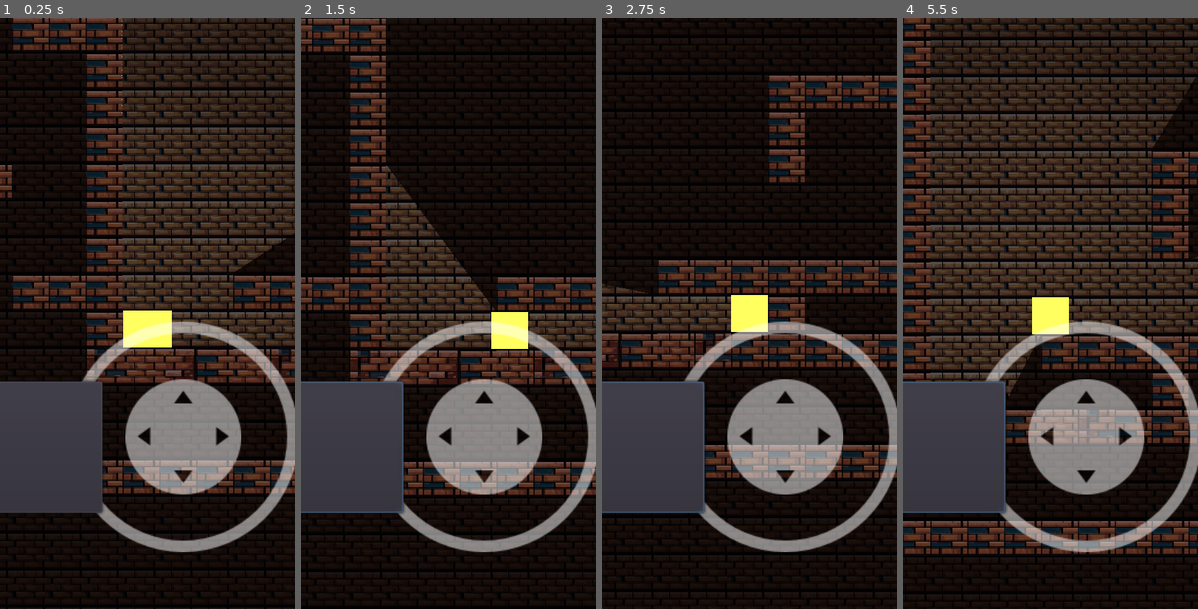
Above: before the commit, frames 1-4 (left to right).
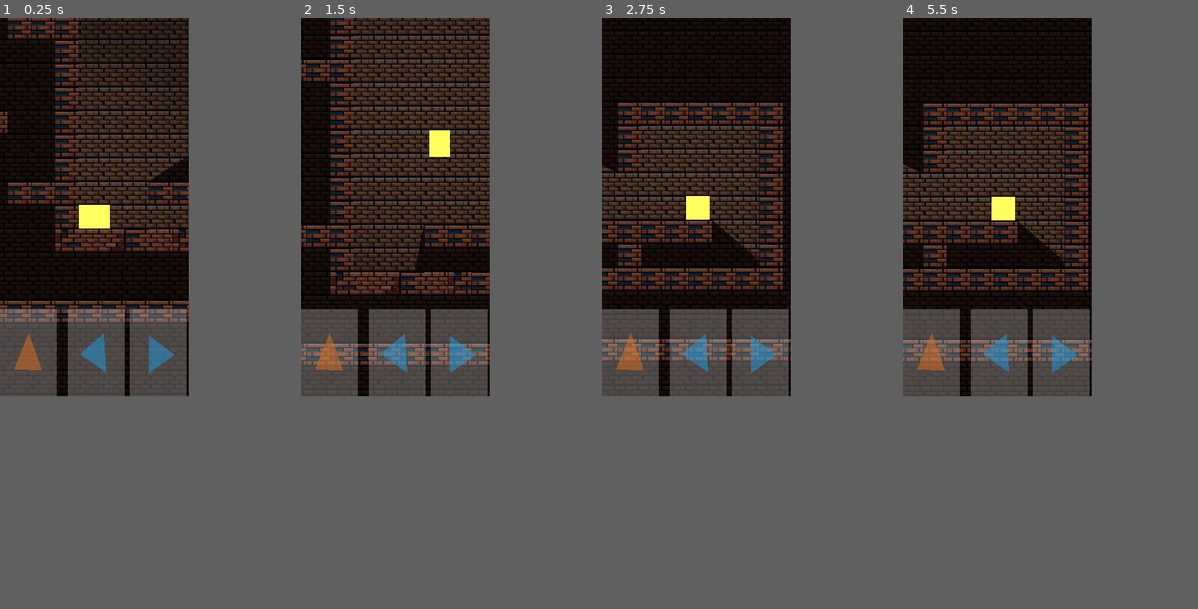
Above: after the commit, the same moments.

Repository: alexkorep-games/gg-quest
Game: Godot game, scene res://scenes/levels/level01.tscn
The game is run twice, just before and just after one commit, with the same random seed, the same clock (stepped at 60 frames per second) and the same inputs.
Inputs (mouse positions are in pixels of both pictures, inside the frame that each line leads up to):
- Up to frame 1 (0.25 s): no input
- Up to frame 2 (1.5 s): click (345, 449) at 0.52 s; move the mouse to (513, 283) at 1.27 s; hold Right (ui_right) from 1.28 s (still down); hold Up (jump) from 1.28 s (still down); click (513, 283) at 1.42 s
- Up to frame 3 (2.75 s): release Right (ui_right) at 2 s; release Up (jump) at 2 s; drag from (690, 343) to (734, 431) at 2.02 s
- Up to frame 4 (5.5 s): move the mouse to (1080, 183) at 2.77 s; hold Left (ui_left) 2.78-3.5 s; hold Up (jump) 2.78-3.5 s; click (1080, 183) at 2.92 s; drag from (1035, 431) to (962, 224) at 3.52 s; move the mouse to (1139, 402) at 4.27 s; hold Right (ui_right) 4.28-5 s; hold Up (jump) 4.28-5 s; click (1139, 402) at 4.42 s; drag from (962, 224) to (1006, 165) at 5.02 s
In our replay, the window is 400x800 before the commit and 256x512 after it. These sizes can differ from the game's own. Grey fills any space a smaller window leaves; there, only what the larger window draws over its background counts as a difference.

The runs differ from the first frame. In frame 1, 75% of the frame differs, in the area x 0-100%, y 0-100%; in frame 2, 52%; in frame 3, 48%; in frame 4, 79%.

Commit message:
Fix touch control

Diff:
--- a/src/project.godot
+++ b/src/project.godot
@@ -7,16 +7,6 @@
 ;   param=value ; assign values to parameters
 
 config_version=4
-
-_global_script_classes=[ {
-"base": "Control",
-"class": "VirtualJoystick",
-"language": "GDScript",
-"path": "res://scenes/joystick/virtual_joystick.gd"
-} ]
-_global_script_class_icons={
-"VirtualJoystick": ""
-}
 
 [application]
 
@@ -29,8 +19,8 @@
 window/size/width=256
 window/size/height=512
 window/size/resizable=false
-window/size/test_width=512
-window/size/test_height=1024
+window/size/test_width=256
+window/size/test_height=512
 window/handheld/orientation="portrait"
 window/stretch/mode="2d"
 window/stretch/aspect="keep_width"
@@ -59,6 +49,7 @@
 [input_devices]
 
 pointing/emulate_touch_from_mouse=true
+pointing/emulate_mouse_from_touch=false
 
 [physics]
 
--- /dev/null
+++ b/src/scenes/gamepad/gamepad.gd
@@ -0,0 +1,50 @@
+extends Control
+
+var touches = {}
+var pressed_actions = {
+	"jump": false,
+	"ui_left": false,
+	"ui_right": false
+}
+
+func _unhandled_input(event):
+
+	if event is InputEventScreenTouch:
+		if event.pressed: # Down.
+			touches[event.index] = event.position
+		else: # Up.
+			touches.erase(event.index)
+		get_tree().set_input_as_handled()
+
+	elif event is InputEventScreenDrag: # Movement.
+		touches[event.index] = event.position
+		get_tree().set_input_as_handled()
+
+func has_control_touches(control):
+	for i in touches:
+		if control.get_global_rect().has_point(touches[i]):
+			return true
+	return false
+
+func _process(_delta):
+	var controls = {
+		"%Jump": "jump",
+		"%Left": "ui_left",
+		"%Right": "ui_right"
+	}
+	for control in controls:
+		var action = controls[control]
+		var node = get_node(control)
+		var action_pressed = pressed_actions[action]
+		if has_control_touches(node):
+			if not action_pressed:
+				print("press")
+				pressed_actions[action] = true
+				Input.action_press(action)
+				node.color = Color(1, 1, 1, 1)
+		else:
+			if action_pressed:
+				print("release")
+				pressed_actions[action] = false
+				node.color = Color(1, 1, 1, 0.5)
+				Input.action_release(action)
--- /dev/null
+++ b/src/scenes/gamepad/gamepad.tscn
@@ -0,0 +1,48 @@
+[gd_scene load_steps=2 format=2]
+
+[ext_resource path="res://scenes/gamepad/gamepad.gd" type="Script" id=1]
+
+[node name="Gamepad" type="Control"]
+modulate = Color( 1, 1, 1, 0.501961 )
+anchor_right = 1.0
+anchor_bottom = 1.0
+mouse_filter = 2
+script = ExtResource( 1 )
+
+[node name="Jump" type="ColorRect" parent="."]
+unique_name_in_owner = true
+margin_top = 394.0
+margin_right = 77.0
+margin_bottom = 512.0
+mouse_filter = 2
+color = Color( 1, 1, 1, 0.501961 )
+
+[node name="Polygon2D" type="Polygon2D" parent="Jump"]
+color = Color( 0.878431, 0.435294, 0.121569, 1 )
+polygon = PoolVector2Array( 19, 82, 39, 32, 57, 83 )
+
+[node name="Left" type="ColorRect" parent="."]
+unique_name_in_owner = true
+margin_left = 92.0
+margin_top = 394.0
+margin_right = 169.0
+margin_bottom = 512.0
+mouse_filter = 2
+color = Color( 1, 1, 1, 0.501961 )
+
+[node name="Polygon2D" type="Polygon2D" parent="Left"]
+color = Color( 0.121569, 0.611765, 0.878431, 1 )
+polygon = PoolVector2Array( 49, 33, 16, 61, 52, 86 )
+
+[node name="Right" type="ColorRect" parent="."]
+unique_name_in_owner = true
+margin_left = 176.0
+margin_top = 394.0
+margin_right = 253.0
+margin_bottom = 512.0
+mouse_filter = 2
+color = Color( 1, 1, 1, 0.501961 )
+
+[node name="Polygon2D" type="Polygon2D" parent="Right"]
+color = Color( 0.121569, 0.611765, 0.878431, 1 )
+polygon = PoolVector2Array( 26, 36, 26, 87, 61, 62 )
--- a/src/scenes/joystick/virtual_joystick.gd
+++ /dev/null
@@ -1,171 +0,0 @@
-class_name VirtualJoystick
-
-extends Control
-
-# https://github.com/MarcoFazioRandom/Virtual-Joystick-Godot
-
-#### EXPORTED VARIABLE ####
-
-# The color of the button when the joystick is in use.
-export(Color) var pressed_color := Color.gray
-
-# If the input is inside this range, the output is zero.
-export(float, 0, 200, 1) var deadzone_size : float = 10
-
-# The max distance the tip can reach.
-export(float, 0, 500, 1) var clampzone_size : float = 75
-
-# FIXED: The joystick doesn't move.
-# DYNAMIC: Every time the joystick area is pressed, the joystick position is set on the touched position.
-enum JoystickMode {FIXED, DYNAMIC}
-
-export(JoystickMode) var joystick_mode := JoystickMode.FIXED
-
-# VISIBILITY_ALWAYS = Always visible.
-# VISIBILITY_TOUCHSCREEN_ONLY = Visible on touch screens only.
-enum VisibilityMode {ALWAYS , TOUCHSCREEN_ONLY }
-
-export(VisibilityMode) var visibility_mode := VisibilityMode.ALWAYS
-
-export var show_on_touch_only := false
-
-# Use Input Actions
-export var use_input_actions := true
-
-# Project -> Project Settings -> Input Map
-export var action_left := "ui_left"
-export var action_right := "ui_right"
-export var action_up := "ui_up"
-export var action_down := "ui_down"
-
-#### PUBLIC VARIABLES ####
-
-# If the joystick is receiving inputs.
-var _pressed := false setget , is_pressed
-
-func is_pressed() -> bool:
-	return _pressed
-
-# The joystick output.
-var _output := Vector2.ZERO setget , get_output
-
-func get_output() -> Vector2:
-	return _output
-
-#### PRIVATE VARIABLES ####
-
-var _touch_index : int = -1
-
-onready var _base := $Base
-onready var _tip := $Base/Tip
-
-onready var _base_radius = _base.rect_size * _base.get_global_transform_with_canvas().get_scale() / 2
-
-onready var _base_default_position : Vector2 = _base.rect_position
-onready var _tip_default_position : Vector2 = _tip.rect_position
-
-onready var _default_color : Color = _tip.modulate
-
-#### FUNCTIONS ####
-
-func _ready() -> void:
-	if ((not OS.has_touchscreen_ui_hint() and visibility_mode == VisibilityMode.TOUCHSCREEN_ONLY)
-			or show_on_touch_only):
-		hide()
-
-func _input(event: InputEvent) -> void:
-	if event is InputEventScreenTouch:
-		print(_touch_index)
-		if event.pressed:
-			if show_on_touch_only:
-				show()
-			if _is_point_inside_joystick_area(event.position) and _touch_index == -1:
-				if joystick_mode == JoystickMode.DYNAMIC or (joystick_mode == JoystickMode.FIXED and _is_point_inside_base(event.position)):
-					if joystick_mode == JoystickMode.DYNAMIC:
-						_move_base(event.position)
-					_touch_index = event.index
-					_tip.modulate = pressed_color
-					_update_joystick(event.position)
-					get_tree().set_input_as_handled()
-		elif event.index == _touch_index:
-			_reset()
-			get_tree().set_input_as_handled()
-	elif event is InputEventScreenDrag:
-		if event.index == _touch_index:
-			_update_joystick(event.position)
-			get_tree().set_input_as_handled()
-
-func _move_base(new_position: Vector2) -> void:
-	_base.rect_global_position = new_position - _base.rect_pivot_offset * get_global_transform_with_canvas().get_scale()
-
-func _move_tip(new_position: Vector2) -> void:
-	_tip.rect_global_position = new_position - _tip.rect_pivot_offset * _base.get_global_transform_with_canvas().get_scale()
-
-func _is_point_inside_joystick_area(point: Vector2) -> bool:
-	var x: bool = point.x >= rect_global_position.x and point.x <= rect_global_position.x + (rect_size.x * get_global_transform_with_canvas().get_scale().x)
-	var y: bool = point.y >= rect_global_position.y and point.y <= rect_global_position.y + (rect_size.y * get_global_transform_with_canvas().get_scale().y)
-	return x and y
-
-func _is_point_inside_base(point: Vector2) -> bool:
-	var center : Vector2 = _base.rect_global_position + _base_radius
-	var vector : Vector2 = point - center
-	if vector.length_squared() <= _base_radius.x * _base_radius.x:
-		return true
-	else:
-		return false
-
-func _update_joystick(touch_position: Vector2) -> void:
-	var center : Vector2 = _base.rect_global_position + _base_radius
-	var vector : Vector2 = touch_position - center
-	vector = vector.limit_length(clampzone_size)
-
-	_move_tip(center + vector)
-
-	if vector.length_squared() > deadzone_size * deadzone_size:
-		_pressed = true
-		_output = (vector - (vector.normalized() * deadzone_size)) / (clampzone_size - deadzone_size)
-	else:
-		_pressed = false
-		_output = Vector2.ZERO
-
-	if use_input_actions:
-		_update_input_actions()
-
-func _update_input_actions():
-	if _output.x < 0:
-		Input.action_press(action_left, -_output.x)
-	elif Input.is_action_pressed(action_left):
-		Input.action_release(action_left)
-	if _output.x > 0:
-		Input.action_press(action_right, _output.x)
-	elif Input.is_action_pressed(action_right):
-		Input.action_release(action_right)
-	if _output.y < 0:
-		if abs(_output.y) > deadzone_size/clampzone_size:
-			Input.action_press(action_up, -_output.y)
-	elif Input.is_action_pressed(action_up):
-		Input.action_release(action_up)
-	if _output.y > 0:
-		if abs(_output.y) > deadzone_size/clampzone_size:
-			Input.action_press(action_down, _output.y)
-	elif Input.is_action_pressed(action_down):
-		Input.action_release(action_down)
-
-func _reset():
-	if show_on_touch_only:
-		hide()
-	_pressed = false
-	_output = Vector2.ZERO
-	_touch_index = -1
-	_tip.modulate = _default_color
-	_base.rect_position = _base_default_position
-	_tip.rect_position = _tip_default_position
-	if use_input_actions:
-		if Input.is_action_pressed(action_left) or Input.is_action_just_pressed(action_left):
-			Input.action_release(action_left)
-		if Input.is_action_pressed(action_right) or Input.is_action_just_pressed(action_right):
-			Input.action_release(action_right)
-		if Input.is_action_pressed(action_down) or Input.is_action_just_pressed(action_down):
-			Input.action_release(action_down)
-		if Input.is_action_pressed(action_up) or Input.is_action_just_pressed(action_up):
-			Input.action_release(action_up)
--- a/src/scenes/joystick/virtual_joystick.tscn
+++ /dev/null
@@ -1,55 +0,0 @@
-[gd_scene load_steps=4 format=2]
-
-[ext_resource path="res://scenes/joystick/textures/joystick_base_outline.png" type="Texture" id=1]
-[ext_resource path="res://scenes/joystick/textures/joystick_tip_arrows.png" type="Texture" id=2]
-[ext_resource path="res://scenes/joystick/virtual_joystick.gd" type="Script" id=3]
-
-[node name="Virtual joystick" type="Control"]
-modulate = Color( 1, 1, 1, 0.509804 )
-anchor_top = 1.0
-anchor_bottom = 1.0
-margin_left = 50.0
-margin_top = -250.0
-margin_right = 250.0
-margin_bottom = -50.0
-script = ExtResource( 3 )
-
-[node name="Base" type="TextureRect" parent="."]
-anchor_left = 0.5
-anchor_top = 0.5
-anchor_right = 0.5
-anchor_bottom = 0.5
-margin_left = -100.0
-margin_top = -100.0
-margin_right = 100.0
-margin_bottom = 100.0
-grow_horizontal = 2
-grow_vertical = 2
-rect_pivot_offset = Vector2( 100, 100 )
-size_flags_horizontal = 4
-size_flags_vertical = 4
-texture = ExtResource( 1 )
-stretch_mode = 6
-__meta__ = {
-"_edit_use_anchors_": false
-}
-
-[node name="Tip" type="TextureRect" parent="Base"]
-anchor_left = 0.5
-anchor_top = 0.5
-anchor_right = 0.5
-anchor_bottom = 0.5
-margin_left = -50.0
-margin_top = -50.0
-margin_right = 50.0
-margin_bottom = 50.0
-grow_horizontal = 2
-grow_vertical = 2
-rect_pivot_offset = Vector2( 50, 50 )
-size_flags_horizontal = 4
-size_flags_vertical = 4
-texture = ExtResource( 2 )
-stretch_mode = 6
-__meta__ = {
-"_edit_use_anchors_": false
-}
--- a/src/scenes/level_trigger/level_trigger.tscn
+++ b/src/scenes/level_trigger/level_trigger.tscn
@@ -4,7 +4,7 @@
 [ext_resource path="res://assets/light/light.png" type="Texture" id=2]
 
 [sub_resource type="RectangleShape2D" id=1]
-extents = Vector2( 16, 16 )
+extents = Vector2( 32, 32 )
 
 [sub_resource type="Animation" id=2]
 resource_name = "rotate"
--- a/src/scenes/levels/base_level.tscn
+++ b/src/scenes/levels/base_level.tscn
@@ -1,10 +1,9 @@
-[gd_scene load_steps=6 format=2]
+[gd_scene load_steps=5 format=2]
 
 [ext_resource path="res://scenes/player/Player.tscn" type="PackedScene" id=1]
 [ext_resource path="res://scenes/resources/brick-tileset.tres" type="TileSet" id=2]
-[ext_resource path="res://scenes/jump-button/jump-button.tscn" type="PackedScene" id=3]
+[ext_resource path="res://scenes/gamepad/gamepad.tscn" type="PackedScene" id=4]
 [ext_resource path="res://scenes/level_trigger/level_trigger.tscn" type="PackedScene" id=5]
-[ext_resource path="res://scenes/joystick/virtual_joystick.tscn" type="PackedScene" id=6]
 
 [node name="BaseLevel" type="Node2D"]
 
@@ -35,15 +34,4 @@
 
 [node name="CanvasLayer" type="CanvasLayer" parent="."]
 
-[node name="Virtual joystick" parent="CanvasLayer" instance=ExtResource( 6 )]
-anchor_left = 1.0
-anchor_top = 0.0
-anchor_right = 1.0
-margin_left = -172.0
-margin_top = 238.0
-margin_right = -21.0
-margin_bottom = -25.0
-joystick_mode = 1
-
-[node name="JumpButton" parent="CanvasLayer" instance=ExtResource( 3 )]
-action_name = "jump"
+[node name="Gamepad" parent="CanvasLayer" instance=ExtResource( 4 )]
Binary file removed: src/scenes/joystick/textures/joystick_base_outline.png
Not shown, removed: src/scenes/joystick/textures/joystick_base_outline.png.import
Binary file removed: src/scenes/joystick/textures/joystick_tip.png
Not shown, removed: src/scenes/joystick/textures/joystick_tip.png.import
Binary file removed: src/scenes/joystick/textures/joystick_tip_arrows.png
Not shown, removed: src/scenes/joystick/textures/joystick_tip_arrows.png.import
Not shown, removed: src/scenes/joystick/LICENSE
